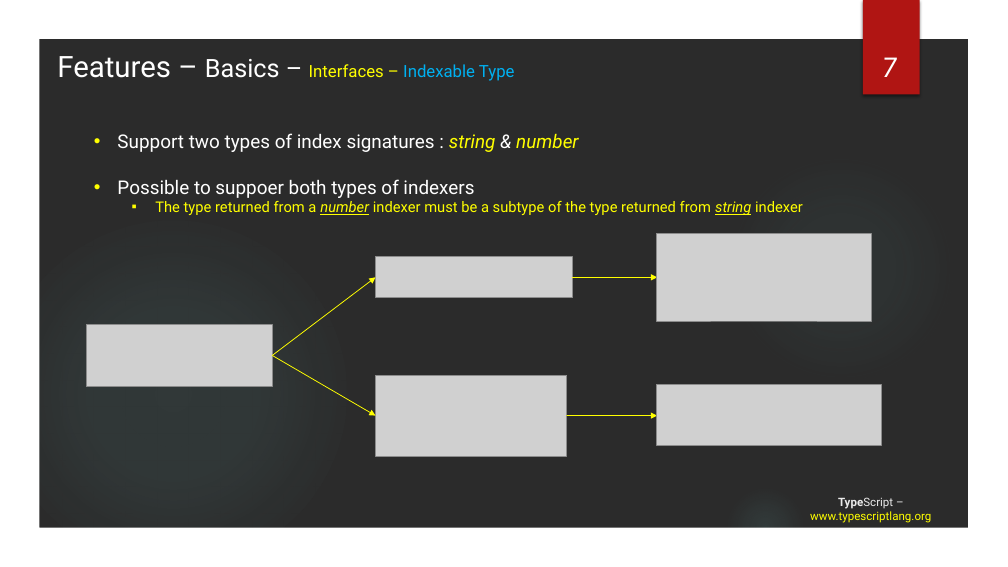
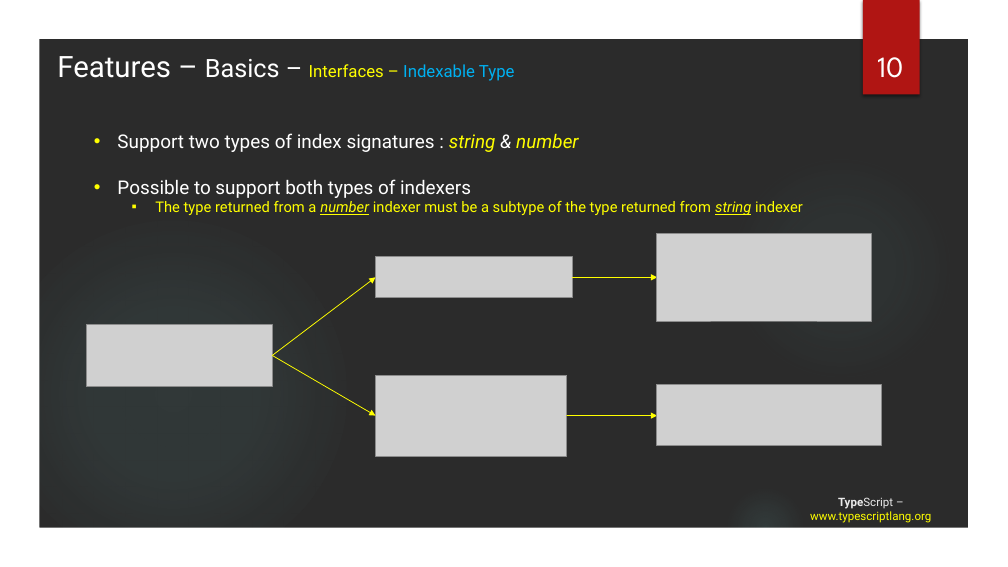
Before and after one commit to tainhx/SSFE, a slide deck: slide 10 of TypeScript.pptx. Drawn at 1008x567 pixels with LibreOffice and Linux fonts; fonts in the diff are those of the drawing; grey boxes stand for pictures; background and template pictures are left out; a plain dark background stands for a picture behind light text. Boxes give left, top, right and bottom in pixels: in the first picture for what was removed or moved away, otherwise in the second. Text is boxed around its words. In the diff, an @@ line names an element or a change of style, - is before the commit and + after.

```diff
--- a/TypeScript.pptx
+++ b/TypeScript.pptx
@@ page number at (x1=877, y1=57, x2=903, y2=78): text changed @@
-7
+10
@@ text at (x1=117, y1=179, x2=471, y2=198): text changed @@
-• Possible to suppoer both types of indexers
+• Possible to support both types of indexers
```
Also in this commit, not shown: 5 other slides changed, 5 slides added, 5 other files.
